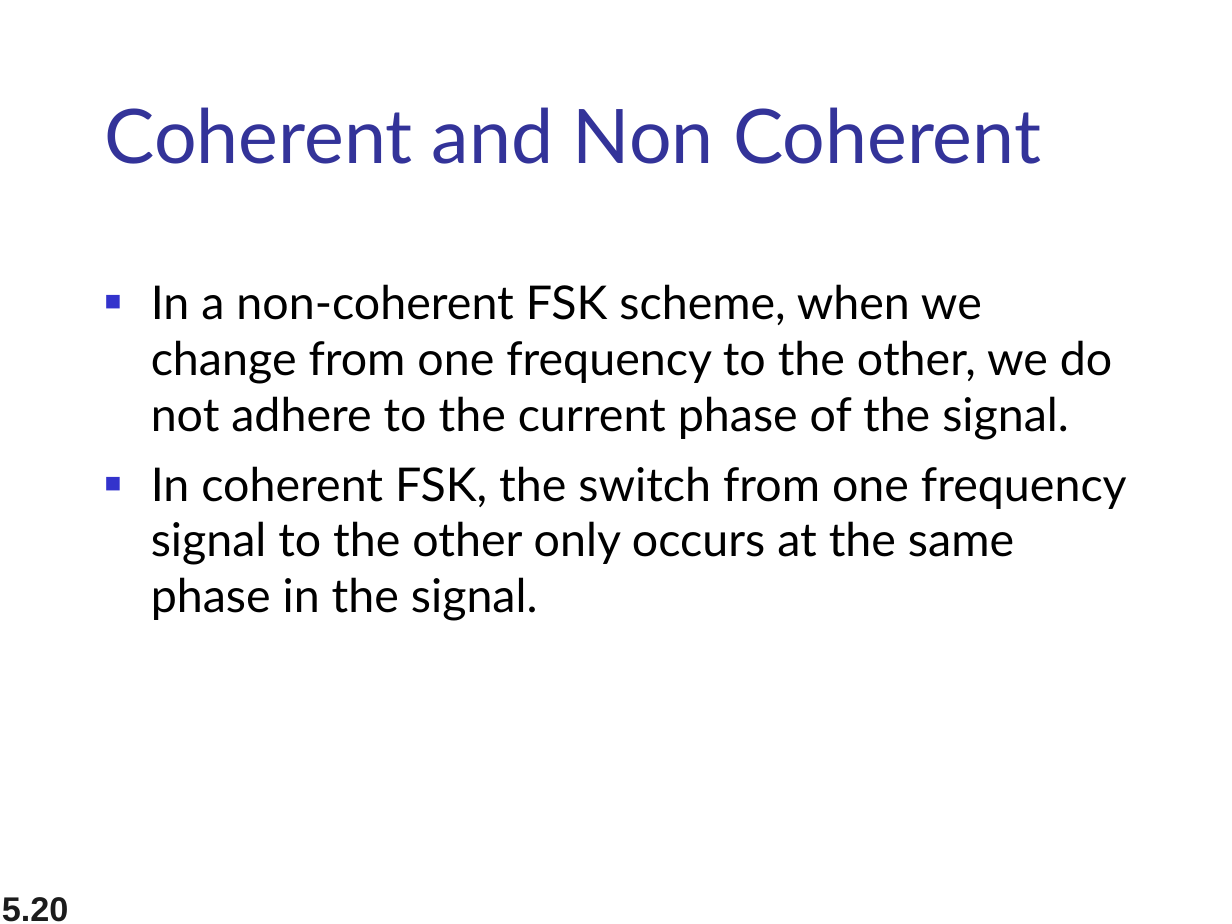
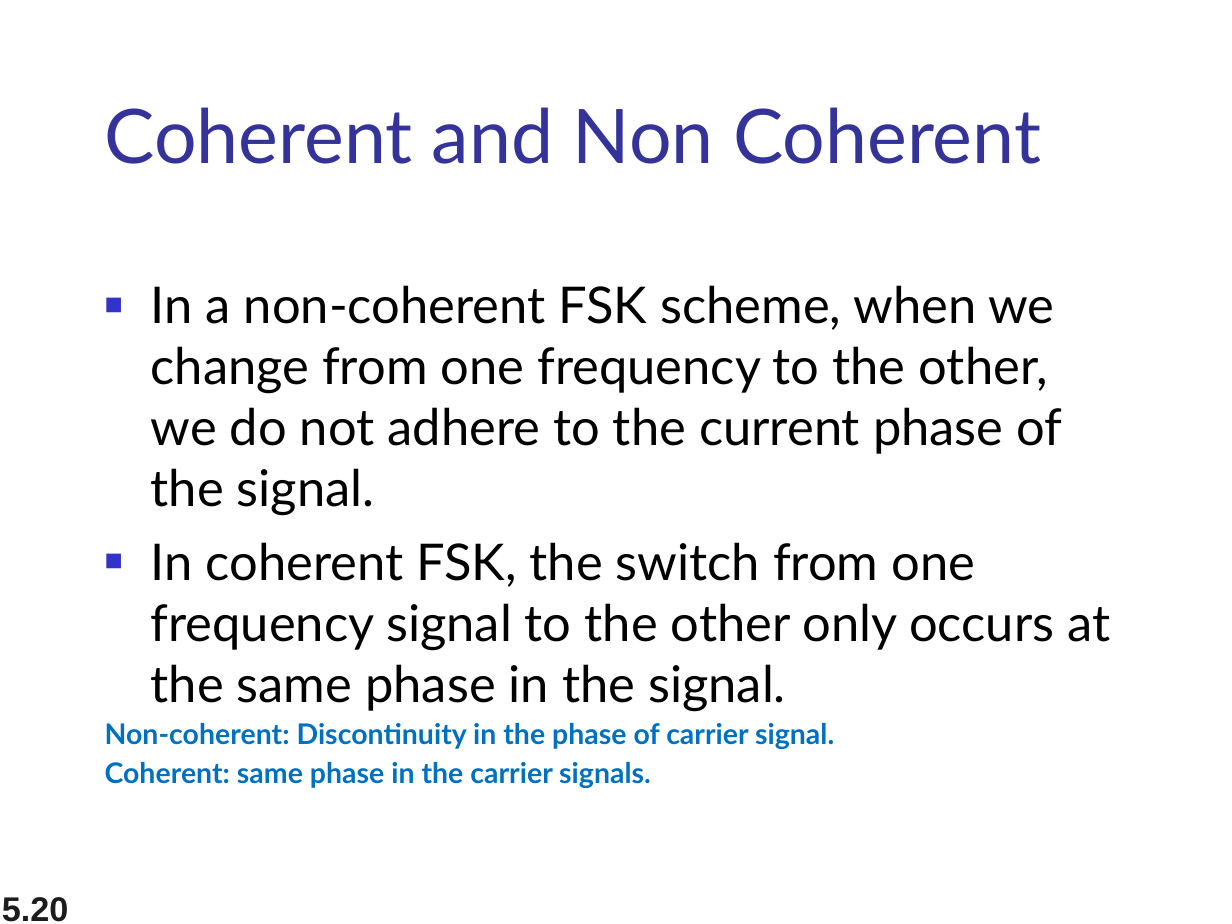
Before and after one commit to alzobaer/ICE-3262, a slide deck: slide 20 of Communication Engineering/Slides/Lecture-9 (Analog Transmission-Digital Data).ppt. Drawn at 1232x924 pixels with LibreOffice and Linux fonts; fonts in the diff are those of the drawing. Boxes give left, top, right and bottom in pixels: in the first picture for what was removed or moved away, otherwise in the second. Text is boxed around its words. In the diff, an @@ line names an element or a change of style, - is before the commit and + after.

```diff
--- a/Communication Engineering/Slides/Lecture-9 (Analog Transmission-Digital Data).ppt
+++ b/Communication Engineering/Slides/Lecture-9 (Analog Transmission-Digital Data).ppt
@@ text at (151,285,1110,711): size 27.2 to 29.6 pt in "In a non-coherent FSK scheme, when we ...", "In coherent FSK, the switch from one ..." @@
@@ text at (105,723,834,788): paragraphs added @@
+Non-coherent: Discontinuity in the phase of carrier signal.
+Coherent: same phase in the carrier signals.
```
Also in this commit, not shown: 6 other slides changed, 41 other files.
